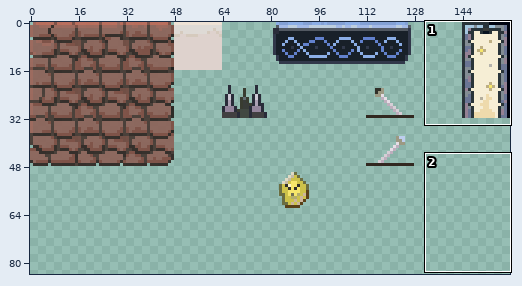
A sprite sheet gets an edit: Assets/test/tilesheet.png. Above, an overview of the earlier version with the close-up marked.
Close-up. Before the commit:
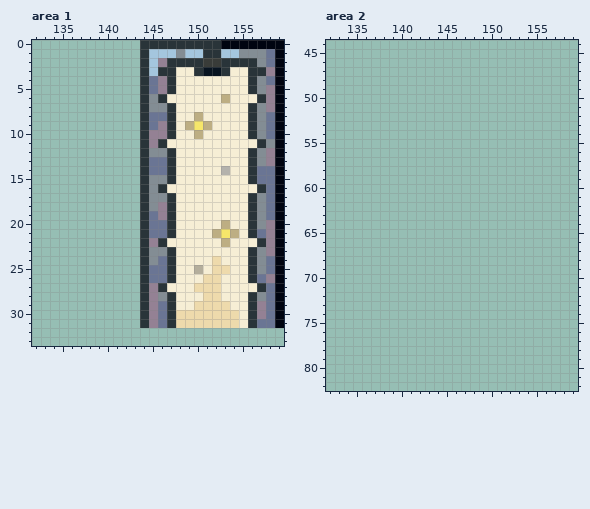
The file is 160x160 pixels. Shown: area 1: x 132..159, y 0..33; area 2: x 132..159, y 44..82. The wide view leaves out empty margins.
After the commit:
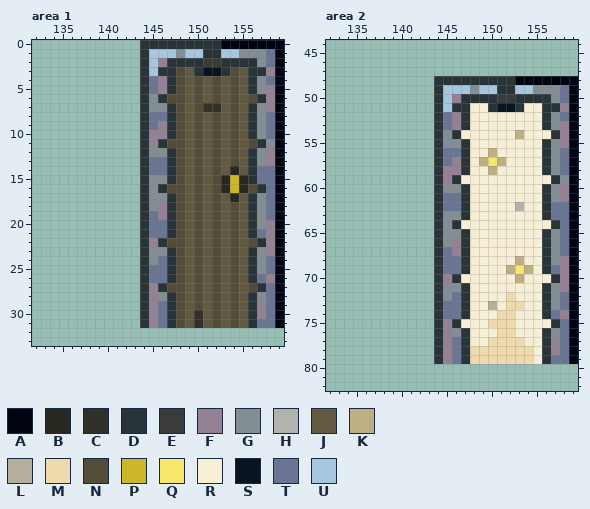
Palette (. is transparent): A #000410  B #292820  C #313029  D #293439  E #393c39  F #948194  G #838d94  H #b4b2ac  J #625941  K #bdae83  L #b4ae9c  M #eedaac  N #524c39  P #cdb629  Q #f6e66a  R #f6eed5  S #081420  T #6a7594  U #a4c6de
Log entry: New door for end
From old to new:
Area 1:
y 3: x 148..149 RR -> NJ; x 154..155 RR -> NJ
y 4..5: x 148..155 RRRRRRRR -> NJNJNJNJ
y 6: x 147..156 RRRRRRKRRR -> NNJNJNJNJN
y 7: x 148..155 RRRRRRRR -> NJNCCJNJ
y 8: x 148..155 RRKRRRRR -> NJNJNJNJ
y 9: x 148..155 RKQKRRRR -> NJNJNJNJ
y 10: x 148..155 RRKRRRRR -> NJNJNJNJ
y 11: x 147..156 RRRRRRRRRR -> NNJNJNJNJN
y 12..13: x 148..155 RRRRRRRR -> NJNJNJNJ
y 14: x 148..155 RRRRRHRR -> NJNJNJBJ
y 15: x 148..155 RRRRRRRR -> NJNJNBPB
y 16: x 147..156 RRRRRRRRRR -> NNJNJNBPBN
y 17: x 148..155 RRRRRRRR -> NJNJNJBJ
y 18..19: x 148..155 RRRRRRRR -> NJNJNJNJ
y 20: x 148..155 RRRRRKRR -> NJNJNJNJ
y 21: x 148..155 RRRRKQKR -> NJNJNJNJ
y 22: x 147..156 RRRRRRKRRR -> NNJNJNJNJN
y 23: x 148..155 RRRRRRRR -> NJNJNJNJ
y 24: x 148..155 RRRRMRRR -> NJNJNJNJ
y 25: x 148..155 RRLRMMRR -> NJNJNJNJ
y 26: x 148..155 RRRMMRRR -> NJNJNJNJ
y 27: x 147..156 RRRMMMRRRR -> NNJNJNJNJN
y 28: x 148..155 RRRMMRRR -> NJNJNJNJ
y 29: x 148..155 RRMMMMRR -> NJNJNJNJ
y 30..31: x 148..155 MMMMMMMR -> NJCJNJNJ
Area 2:
y 48: x 144..159 ................ -> DDDDDDDDDAAAAAAA
y 49: x 144..159 ................ -> DUUUGUUDDUUGGGTA
y 50: x 144..159 ................ -> DUFDDDDEEDDDDGTA
y 51: x 144..159 ................ -> DUDDRRDSSDRRDDFA
y 52: x 144..159 ................ -> DTFDRRRRRRRRDGTA
y 53: x 144..159 ................ -> DTFDRRRRRRRRDGFA
y 54: x 144..159 ................ -> DGDRRRRRRKRRRDFA
y 55: x 144..159 ................ -> DGGDRRRRRRRRDGFA
y 56: x 144..159 ................ -> DTTDRRKRRRRRDGTA
y 57: x 144..159 ................ -> DTFDRKQKRRRRDGTA
y 58: x 144..159 ................ -> DFFDRRKRRRRRDGTA
y 59: x 144..159 ................ -> DFDRRRRRRRRRRDGA
y 60: x 144..159 ................ -> DGGDRRRRRRRRDGFA
y 61: x 144..159 ................ -> DTTDRRRRRRRRDGFA
y 62: x 144..159 ................ -> DTTDRRRRRHRRDTTA
y 63: x 144..159 ................ -> DGGDRRRRRRRRDTTA
y 64: x 144..159 ................ -> DGDRRRRRRRRRRDTA
y 65: x 144..159 ................ -> DGGDRRRRRRRRDGTA
y 66: x 144..159 ................ -> DGFDRRRRRRRRDGTA
y 67: x 144..159 ................ -> DTFDRRRRRRRRDGTA
y 68: x 144..159 ................ -> DTTDRRRRRKRRDGFA
y 69: x 144..159 ................ -> DTTDRRRRKQKRDTFA
y 70: x 144..159 ................ -> DFDRRRRRRKRRRDFA
y 71: x 144..159 ................ -> DGGDRRRRRRRRDGFA
y 72: x 144..159 ................ -> DGTDRRRRMRRRDGTA
y 73: x 144..159 ................ -> DTTDRRLRMMRRDGTA
y 74: x 144..159 ................ -> DTTDRRRMMRRRDTFA
y 75: x 144..159 ................ -> DFDRRRMMMRRRRDTA
y 76: x 144..159 ................ -> DFGDRRRMMRRRDGTA
y 77: x 144..159 ................ -> DFTDRRMMMMRRDFTA
y 78: x 144..159 ................ -> DFTDMMMMMMMRDFTA
y 79: x 144..159 ................ -> DFTDMMMMMMMRDTTA
